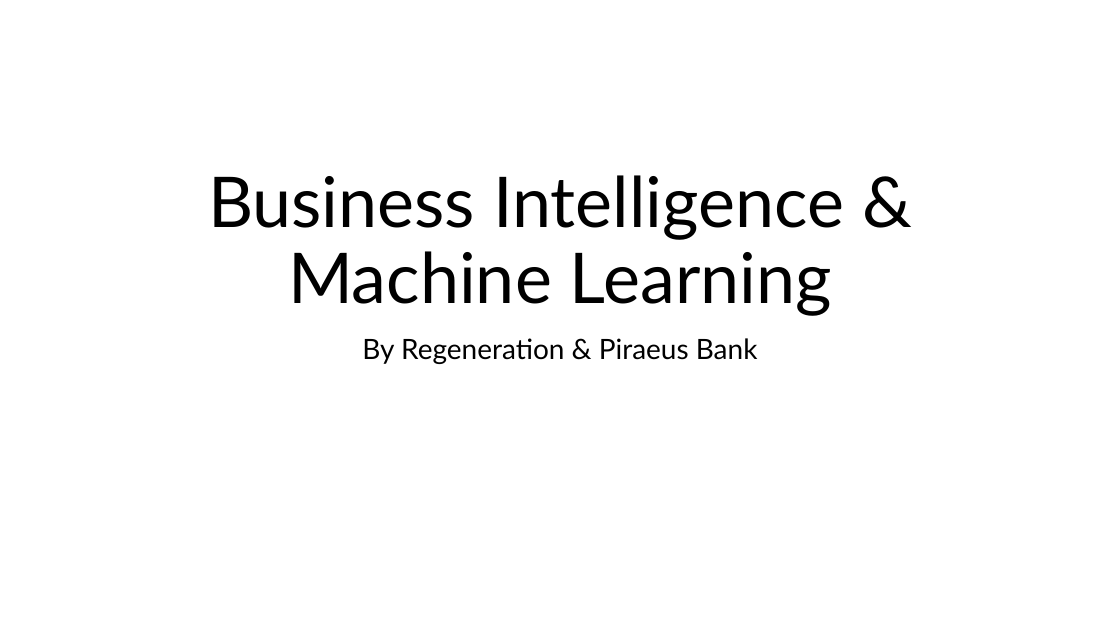
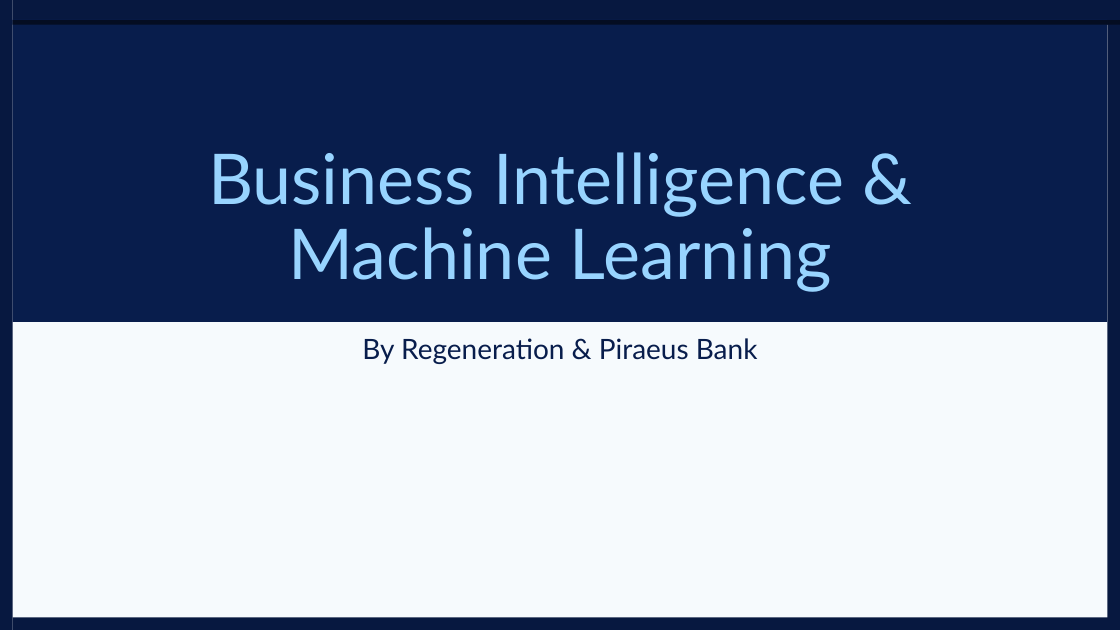
Before and after one commit to Konstant-gk/Chinook_Project, a slide deck: slide 1 of Chinook_Presentation/BI_ML_Presentation PART I & II.pptx. Drawn at 1120x630 pixels with LibreOffice and Linux fonts; fonts in the diff are those of the drawing. Boxes give left, top, right and bottom in pixels: in the first picture for what was removed or moved away, otherwise in the second. Text is boxed around its words. In the diff, an @@ line names an element or a change of style, - is before the commit and + after.

```diff
--- a/Chinook_Presentation/BI_ML_Presentation PART I & II.pptx
+++ b/Chinook_Presentation/BI_ML_Presentation PART I & II.pptx
@@ rectangle added at <box>0,0,13,630</box>, fill #071840 @@
@@ rectangle added at <box>13,0,1120,25</box>, fill #071840 @@
@@ rectangle added at <box>13,19,1107,322</box>, fill #081D4C @@
@@ rectangle added at <box>13,21,1120,25</box>, fill #040D22 @@
@@ rectangle added at <box>1107,0,1120,630</box>, fill #071840 @@
@@ rectangle added at <box>13,89,1107,617</box>, fill #F6FAFD @@
@@ title "Business Intelligence & Machine Learning": place and size @@
-title "Business Intelligence & Machine Learning" at <box>208,175,844,316</box>
+title "Business Intelligence & Machine Learning" at <box>208,152,844,292</box>
@@ title "Business Intelligence & Machine Learning" at <box>208,152,844,292</box>: text colour #000000 to #98D4FF @@
@@ subtitle "By Regeneration & Piraeus Bank" at <box>362,338,758,364</box>: text colour #000000 to #081D4C @@
@@ rectangle added at <box>13,618,1120,630</box>, fill #071840 @@
```
Also in this commit, not shown: 13 slides added.
